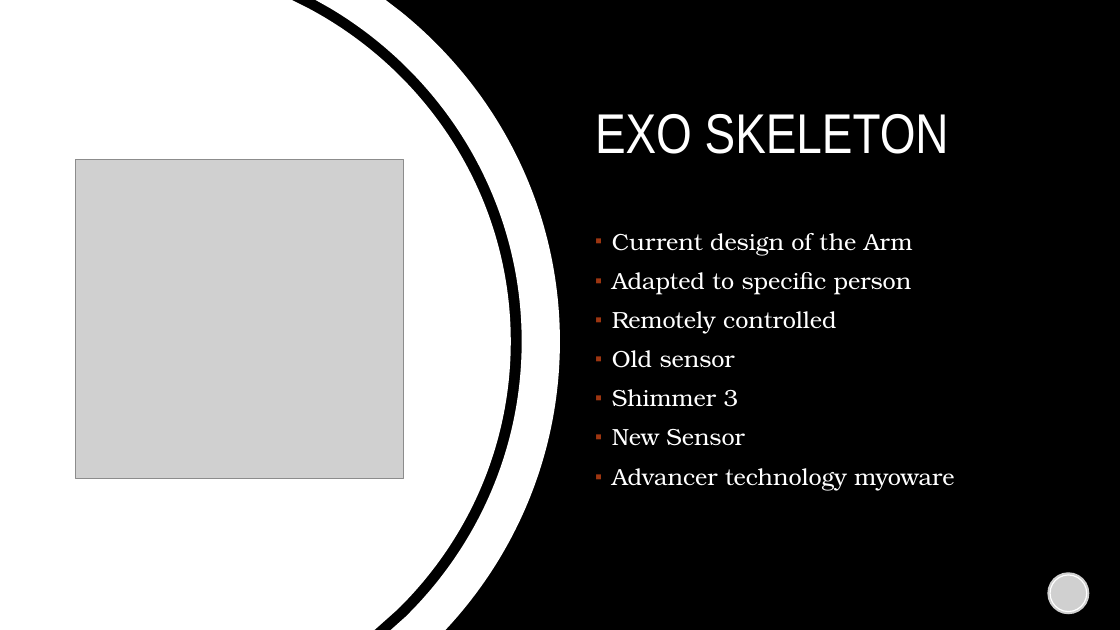
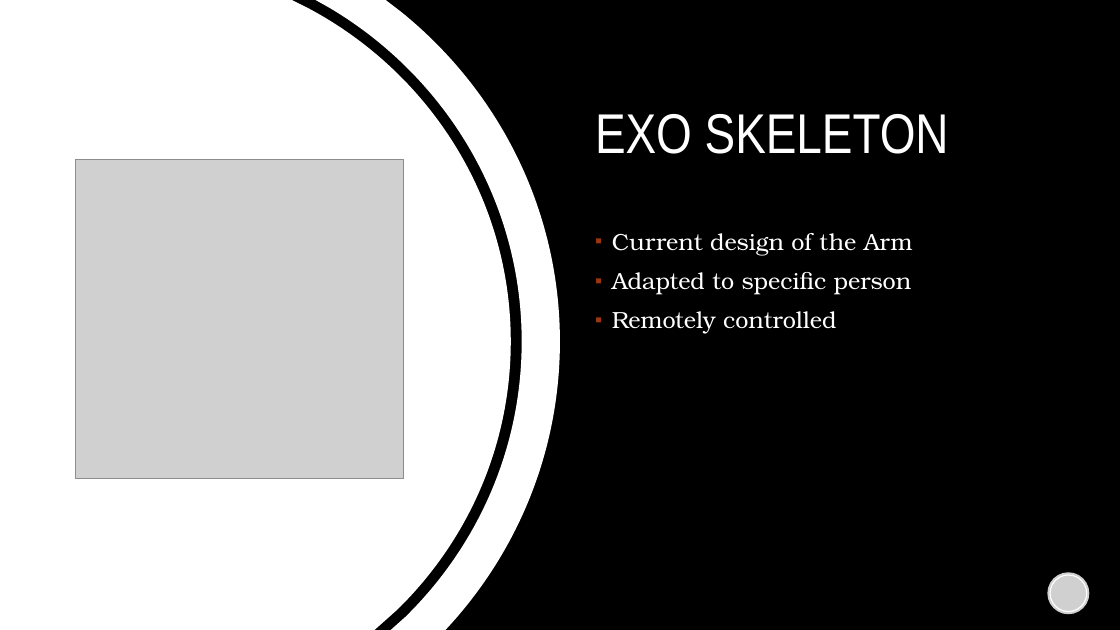
Before and after one commit to DanRyten/EXO1, a slide deck: slide 3 of Presentations/EXO1.pptx. Drawn at 1120x630 pixels with LibreOffice and Linux fonts; fonts in the diff are those of the drawing; grey boxes stand for pictures; background and template pictures are left out. Boxes give left, top, right and bottom in pixels: in the first picture for what was removed or moved away, otherwise in the second. Text is boxed around its words. In the diff, an @@ line names an element or a change of style, - is before the commit and + after.

Commit message:
added slides
Seperated sensors from exoskeleton

```diff
--- a/Presentations/EXO1.pptx
+++ b/Presentations/EXO1.pptx
@@ text at box(612, 350, 954, 490): paragraphs removed @@
-▪ Old sensor
-▪ Shimmer 3
-▪ New Sensor
-▪ Advancer technology myoware
```
Also in this commit, not shown: 1 other slide changed, 3 slides added.
